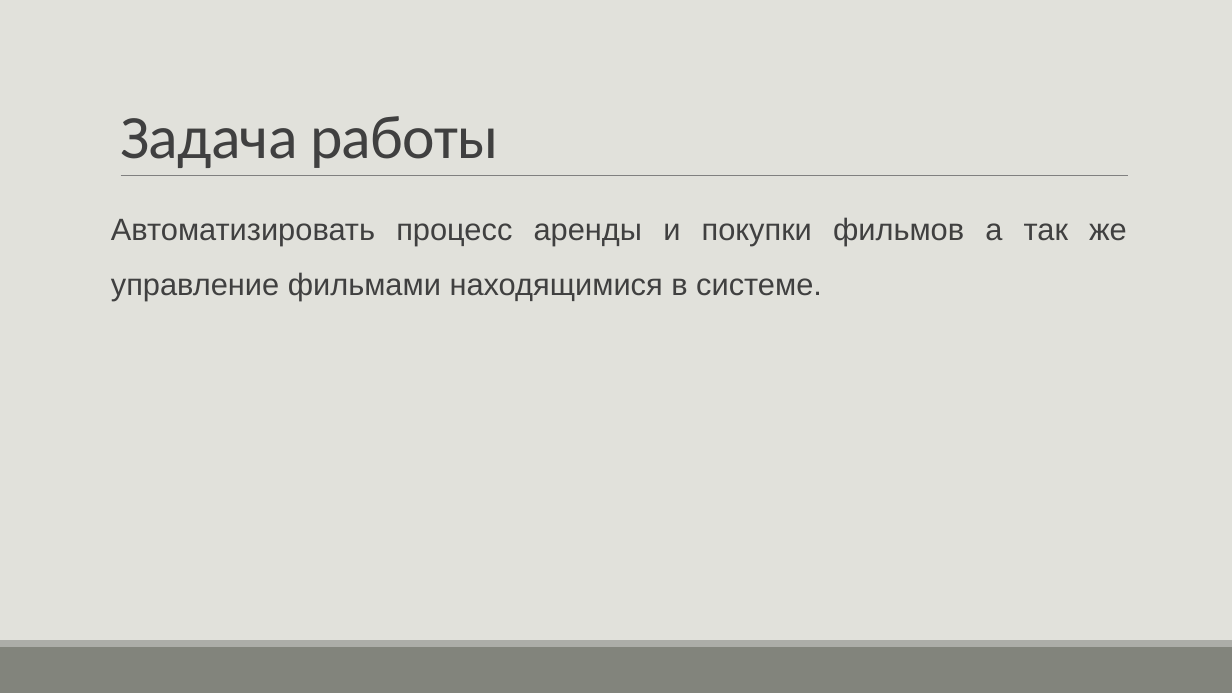
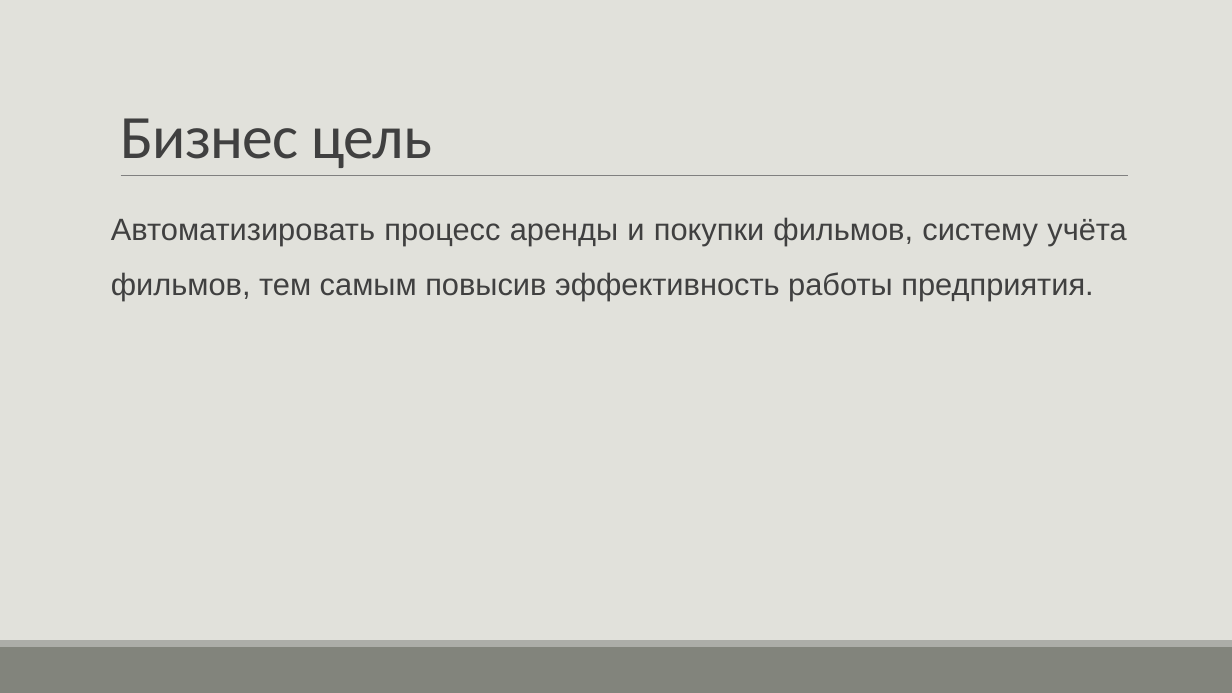
Before and after one commit to H3LLG0/Cursovoi, a slide deck: slide 2 of DOCS/презентация к карсовому проекту.pptx (slide 3 before the commit). Drawn at 1232x693 pixels with LibreOffice and Linux fonts; fonts in the diff are those of the drawing. Boxes give left, top, right and bottom in pixels: in the first picture for what was removed or moved away, otherwise in the second. Text is boxed around its words. In the diff, an @@ line names an element or a change of style, - is before the commit and + after.

```diff
--- a/DOCS/презентация к карсовому проекту.pptx
+++ b/DOCS/презентация к карсовому проекту.pptx
@@ title at [120,118,433,168]: text changed @@
-Задача работы
+Бизнес цель
@@ text at [111,217,1126,301]: text changed @@
-Автоматизировать процесс аренды и покупки фильмов а так же управление фильмами находящимися в системе.
+Автоматизировать процесс аренды и покупки фильмов, систему учёта фильмов, тем самым повысив эффективность работы предприятия.
```
Also in this commit, not shown: 1 other slide changed, 1 slide added, 1 other file.
